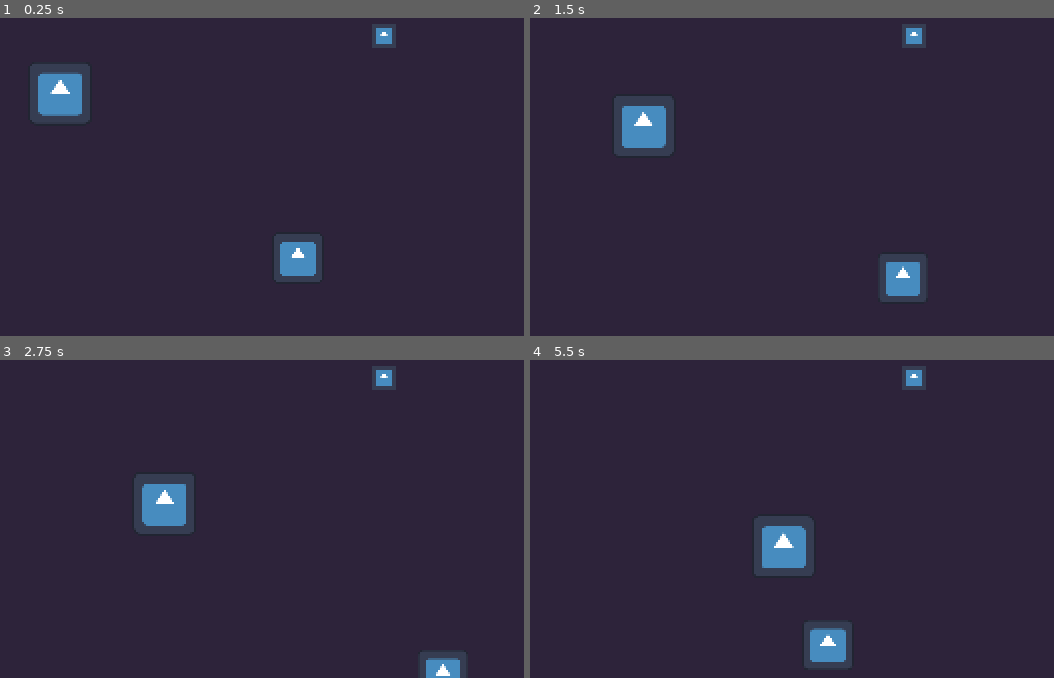
Above: before the commit, frames 1-4 (two rows, left to right).
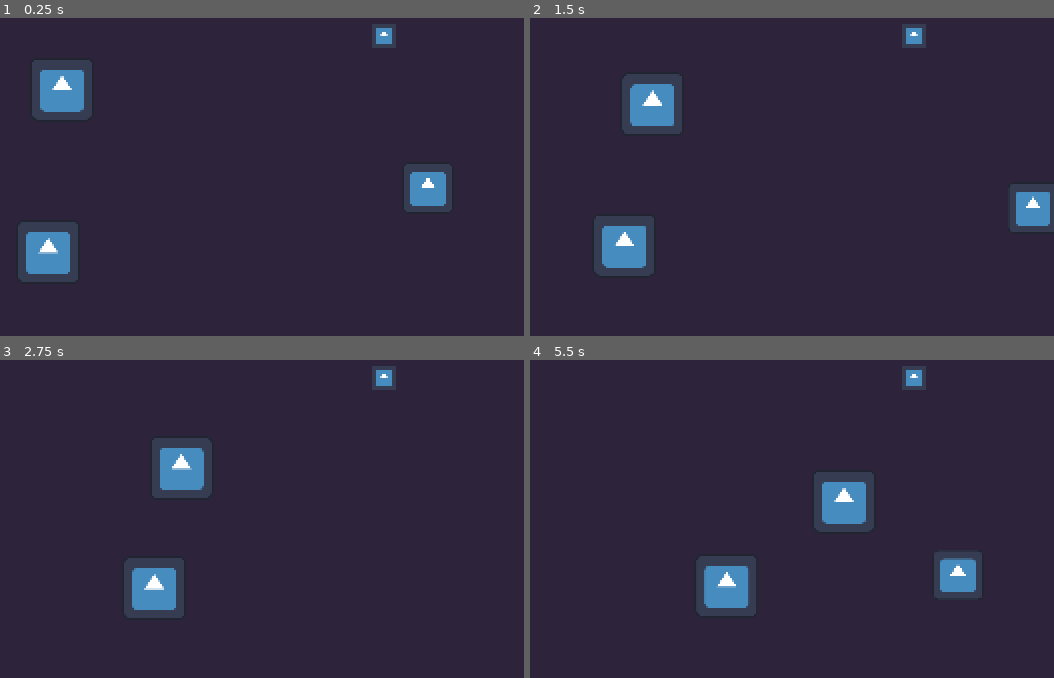
Above: after the commit, the same moments.

Repository: TobiasTV49/Informatica-Eindopdracht
Game: Godot game, scene res://Functionality/Scenes/main.tscn
Same seed, same stepped clock (60 frames per second), same inputs: the game is played once before the commit and once after it. The engine's default icon, where the game draws it, is replaced by a stand-in: a white triangle on a blue panel in a dark square.
Inputs:
- Up to frame 1 (0.25 s): no input
- Up to frame 2 (1.5 s): hold Right (right) 0.53-1.28 s; hold Down (down) from 1.28 s (still down)
- Up to frame 3 (2.75 s): release Down (down) at 2.03 s; hold Right (right) from 2.03 s (still down)
- Up to frame 4 (5.5 s): release Right (right) at 2.78 s; hold Up (up) 2.78-3.53 s; hold Left (left) 3.53-5.03 s; hold Down (down) from 5.03 s (still down)

The runs differ from the first frame. In frame 1, 5.6% of the frame differs, in the area x 3-87%, y 13-84%; in frame 2, 7.4%; in frame 3, 6.3%; in frame 4, 8.9%, in the area x 32-87%, y 35-97%.

Commit message:
Some attack stuff

Diff:
--- a/Functionality/Scenes/enemy.tscn
+++ b/Functionality/Scenes/enemy.tscn
@@ -21,9 +21,12 @@
 shape = SubResource("RectangleShape2D_3gphb")
 
 [node name="AttackRange" type="Area2D" parent="."]
+scale = Vector2(0.760001, 0.760001)
 
 [node name="RangeShape" type="CollisionShape2D" parent="AttackRange"]
 shape = SubResource("CircleShape2D_gcqi8")
 
+[node name="Attacktimer" type="Timer" parent="."]
+
 [connection signal="body_entered" from="AttackRange" to="." method="_on_attack_range_body_entered"]
 [connection signal="body_exited" from="AttackRange" to="." method="_on_attack_range_body_exited"]
--- a/Functionality/Scenes/main.tscn
+++ b/Functionality/Scenes/main.tscn
@@ -1,10 +1,11 @@
-[gd_scene load_steps=6 format=3 uid="uid://2bkx1y5hcu02"]
+[gd_scene load_steps=7 format=3 uid="uid://2bkx1y5hcu02"]
 
 [ext_resource type="PackedScene" uid="uid://dlsjc0570kmji" path="res://Functionality/Scenes/enemy.tscn" id="1_hes87"]
 [ext_resource type="Script" path="res://Functionality/Scripts/main.gd" id="1_oydpu"]
 [ext_resource type="PackedScene" uid="uid://ghvrtut8se0h" path="res://Functionality/Scenes/player.tscn" id="2_d5emv"]
 [ext_resource type="PackedScene" uid="uid://d4h3a3t6r5e0v" path="res://Functionality/Scenes/bullet.tscn" id="4_44lj5"]
 [ext_resource type="PackedScene" uid="uid://bxotcyclcovoj" path="res://Functionality/Scenes/SpellMenu.tscn" id="5_ipgrs"]
+[ext_resource type="PackedScene" uid="uid://53grnwnr4rie" path="res://Functionality/Scenes/ranged_enemy.tscn" id="6_e8do6"]
 
 [node name="Main" type="Node2D"]
 script = ExtResource("1_oydpu")
@@ -18,10 +19,13 @@
 position = Vector2(83, 55)
 
 [node name="Player" parent="." instance=ExtResource("2_d5emv")]
-position = Vector2(207, 141)
+position = Vector2(272, 106)
 
 [node name="Area2D" parent="." instance=ExtResource("4_44lj5")]
 position = Vector2(250, 30)
 
 [node name="SpellMenu" parent="." instance=ExtResource("5_ipgrs")]
 visible = false
+
+[node name="EnemyBody2" parent="." instance=ExtResource("6_e8do6")]
+position = Vector2(76, 139)
--- /dev/null
+++ b/Functionality/Scenes/ranged_enemy.tscn
@@ -0,0 +1,73 @@
+[gd_scene load_steps=5 format=3 uid="uid://53grnwnr4rie"]
+
+[ext_resource type="Texture2D" uid="uid://c4snuhiqix0ih" path="res://icon.svg" id="2_0qmmn"]
+
+[sub_resource type="GDScript" id="GDScript_3cn3p"]
+script/source = "extends CharacterBody2D
+
+var attacking
+@onready var player: CharacterBody2D = $\"../Player\"
+
+const SPEED = 25
+
+func _ready() -> void:
+	attacking = false
+
+func _physics_process(delta: float) -> void:
+	if Global.player_death == false:
+		#look_at(player.position)
+		if attacking == false:
+			velocity = (player.position - position).normalized() * SPEED
+		else:
+			velocity = Vector2(0, 0)
+	#	elif attacking == true:
+	#		velocity = Vector2(0, 0)
+	#		await get_tree().create_timer(1).timeout
+	#		Global.player_health -= 10
+	#		print(\"balls\")
+
+	move_and_slide()
+
+
+func _on_attack_range_body_entered(body: Node2D) -> void:
+	if body.name == \"Player\":
+		attacking = true
+		$Attacktimer.start()
+
+func _on_attack_range_body_exited(body: Node2D) -> void:
+	if body.name == \"Player\":
+		attacking = false
+		$Attacktimer.stop()
+
+
+func _on_attacktimer_timeout() -> void:
+	print(\"RangedAttack\")
+"
+
+[sub_resource type="RectangleShape2D" id="RectangleShape2D_3gphb"]
+size = Vector2(30, 30)
+
+[sub_resource type="CircleShape2D" id="CircleShape2D_gcqi8"]
+radius = 181.069
+
+[node name="RangedEnemy" type="CharacterBody2D"]
+position = Vector2(23, 23)
+script = SubResource("GDScript_3cn3p")
+
+[node name="Sprite2D" type="Sprite2D" parent="."]
+scale = Vector2(0.25, 0.25)
+texture = ExtResource("2_0qmmn")
+
+[node name="Collision" type="CollisionShape2D" parent="."]
+shape = SubResource("RectangleShape2D_3gphb")
+
+[node name="AttackRange" type="Area2D" parent="."]
+
+[node name="RangeShape" type="CollisionShape2D" parent="AttackRange"]
+shape = SubResource("CircleShape2D_gcqi8")
+
+[node name="Attacktimer" type="Timer" parent="."]
+
+[connection signal="body_entered" from="AttackRange" to="." method="_on_attack_range_body_entered"]
+[connection signal="body_exited" from="AttackRange" to="." method="_on_attack_range_body_exited"]
+[connection signal="timeout" from="Attacktimer" to="." method="_on_attacktimer_timeout"]
--- /dev/null
+++ b/Functionality/Scripts/GameData.gd
@@ -0,0 +1 @@
+extends Node
--- a/Functionality/Scripts/enemy_body.gd
+++ b/Functionality/Scripts/enemy_body.gd
@@ -13,10 +13,8 @@
 		#look_at(player.position)
 		if attacking == false:
 			velocity = (player.position - position).normalized() * SPEED
-		elif attacking == true:
+		else:
 			velocity = Vector2(0, 0)
-			await get_tree().create_timer(1).timeout
-			Global.player_health -= 25
 
 	move_and_slide()
 
@@ -24,7 +22,13 @@
 func _on_attack_range_body_entered(body: Node2D) -> void:
 	if body.name == "Player":
 		attacking = true
+		$Attacktimer.start()
 
 func _on_attack_range_body_exited(body: Node2D) -> void:
 	if body.name == "Player":
 		attacking = false
+		$Attacktimer.stop()
+
+
+func _on_attacktimer_timeout() -> void:
+	print("meleeAttack")
